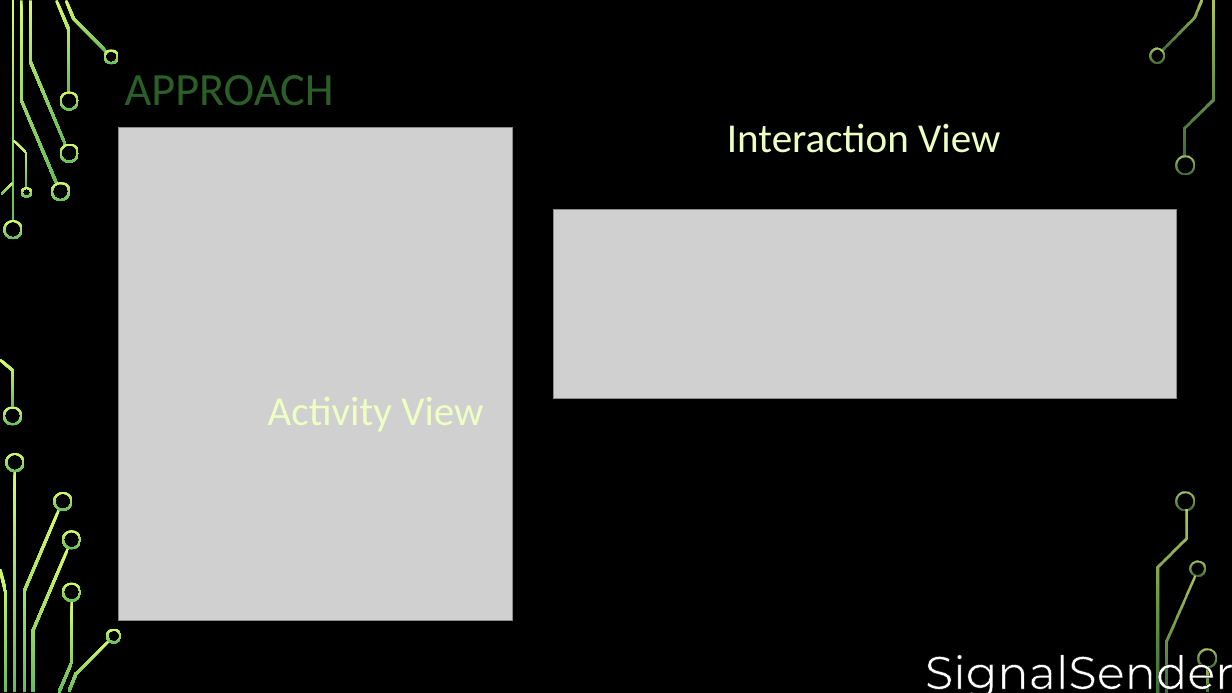
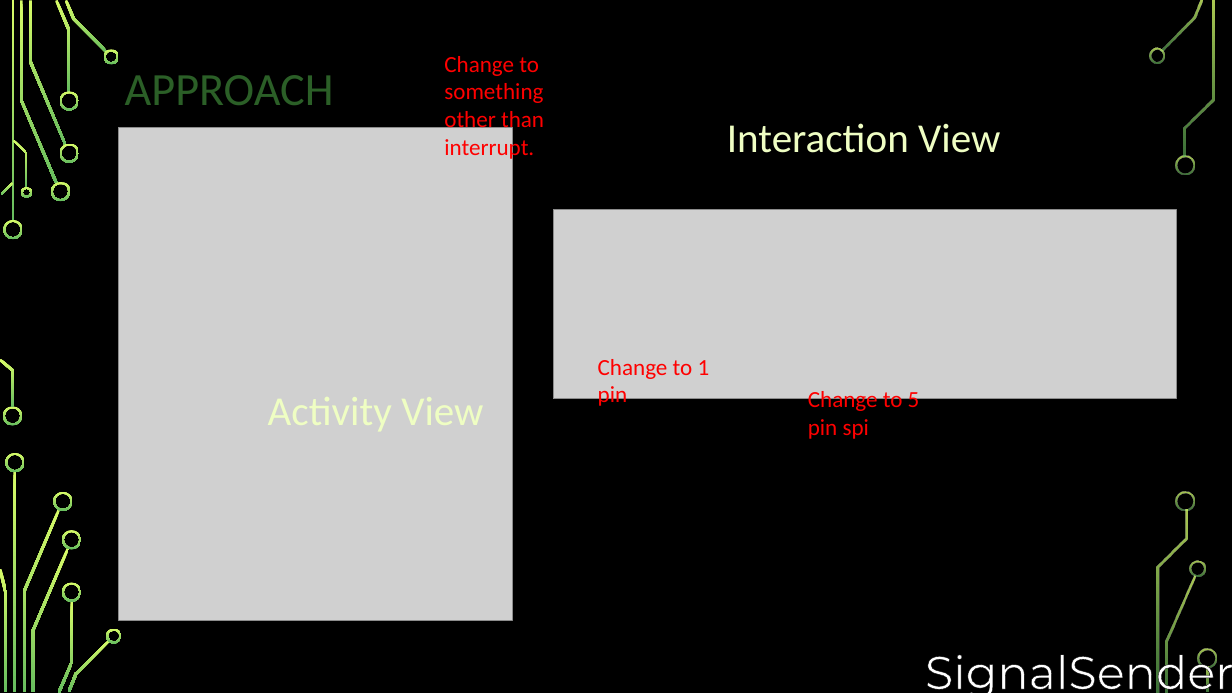
Before and after one commit to djklup/SignalSenders, a slide deck: slide 6 of Project Details/IR Presentation 3.pptx. Drawn at 1232x693 pixels with LibreOffice and Linux fonts; fonts in the diff are those of the drawing; grey boxes stand for pictures; background and template pictures are left out. Boxes give left, top, right and bottom in pixels: in the first picture for what was removed or moved away, otherwise in the second. Text is boxed around its words. In the diff, an @@ line names an element or a change of style, - is before the commit and + after.

```diff
--- a/Project Details/IR Presentation 3.pptx
+++ b/Project Details/IR Presentation 3.pptx
@@ text added at bbox=[444, 56, 544, 161], 18 pt, text #FF0000 @@
+Change to something other than interrupt.
@@ text added at bbox=[598, 359, 710, 409], 18 pt, text #FF0000 @@
+Change to 1 pin
@@ text added at bbox=[808, 388, 920, 439], 18 pt, text #FF0000 @@
+Change to 5 pin spi
```
Also in this commit, not shown: 7 other slides changed.
